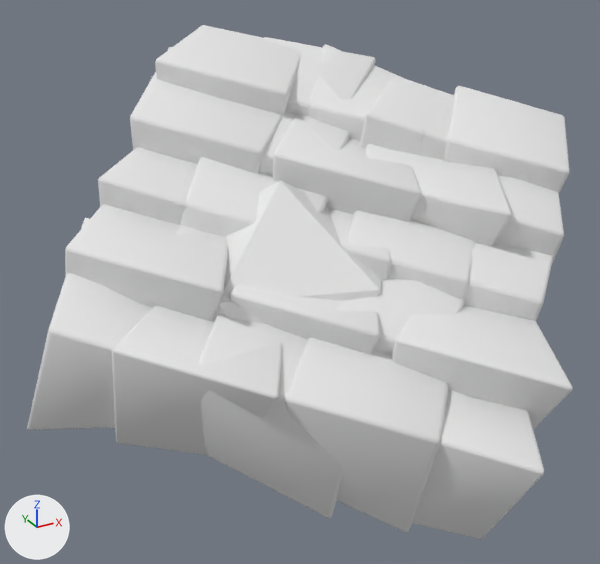
Two versions of the OBJ model YOU ARE X/Assets/Environment/ScanningElectronCubes.obj, one commit apart.
Both versions are drawn from a camera (50 mm lens) standing at (-2.55, -4.91, 2.66) and looking at (0.14, -0.02, 0.21). The lights are fixed; the arrows at lower left show +X, +Y and +Z. Where no turn or scale is listed for an object, it has been applied to the vertices.

Before the edit, the objects in view are built like this:
```python
mat_secondary = principled_material('Secondary')
mat_secondary.base_color = (0.8, 0.8, 0.8)  # white #e7e7e7
mat_secondary.roughness = 1.0
me_cube = bpy.data.meshes.new('Cube')
me_cube.from_pydata(...)  # 1400 vertices, 1350 faces; spans x -1.88..2.53, y -2.14..2.08, z -1.05..1.84
me_cube.materials.append(mat_secondary)  # white #e7e7e7
me_icosphere_010_icosphere_000 = bpy.data.meshes.new('Icosphere.010_Icosphere.000')
me_icosphere_010_icosphere_000.from_pydata(...)  # an icosphere of 20 faces spanning x -0.89..0.89, y -0.85..0.85, z -1.0..1.0
me_icosphere_010_icosphere_000.materials.append(mat_uv_preview)  # white #e7e7e7
ob_cube = bpy.data.objects.new('Cube', me_cube)
ob_cube.location = (0.0, 0.0, 0.0)
ob_icosphere_010_icosphere_000 = bpy.data.objects.new('Icosphere.010_Icosphere.000', me_icosphere_010_icosphere_000)
ob_icosphere_010_icosphere_000.location = (0.0, 0.0, 0.0)
```
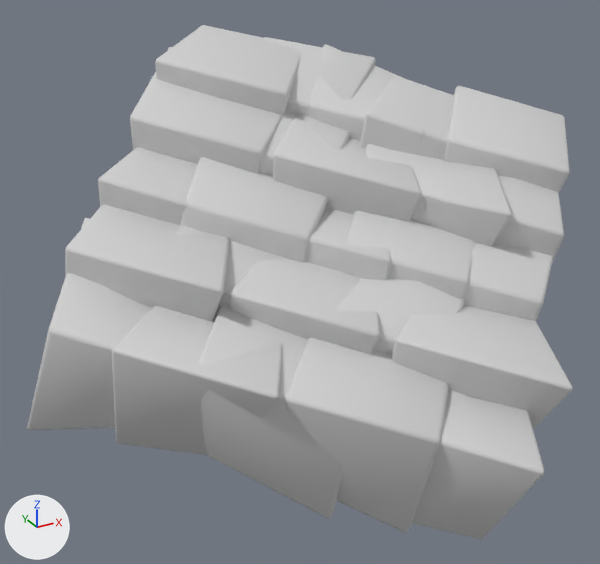
Where the change shows, as pixel boxes [x1, y1, x2, y2] in the pictures (600 x 564 px):
'Cube', recoloured (white to grey): [27, 25, 573, 539] in both
'Icosphere.010_Icosphere.000', deleted: before [213, 180, 382, 324]

What the commit changed:
Material 'Secondary' (mat_secondary) changes colour from white #e7e7e7 to light grey #d1d1d1; in linear values from (0.8, 0.8, 0.8) to (0.64, 0.64, 0.64).
Object 'Icosphere.010_Icosphere.000' (ob_icosphere_010_icosphere_000) is deleted.
